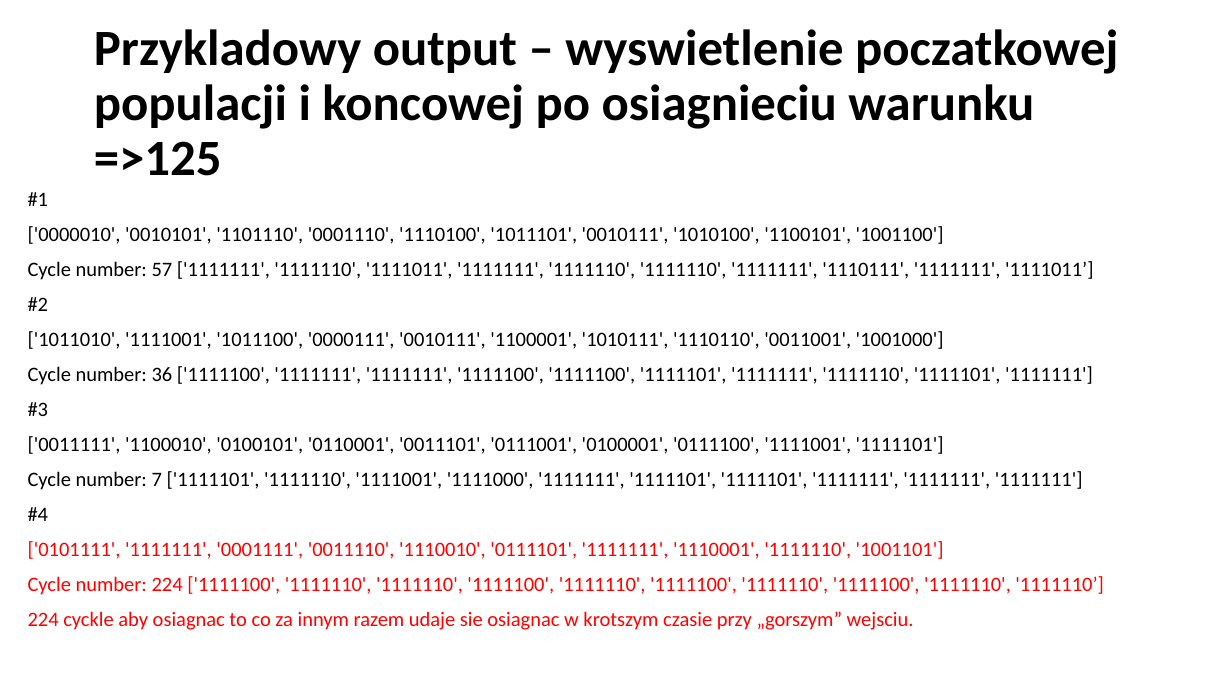
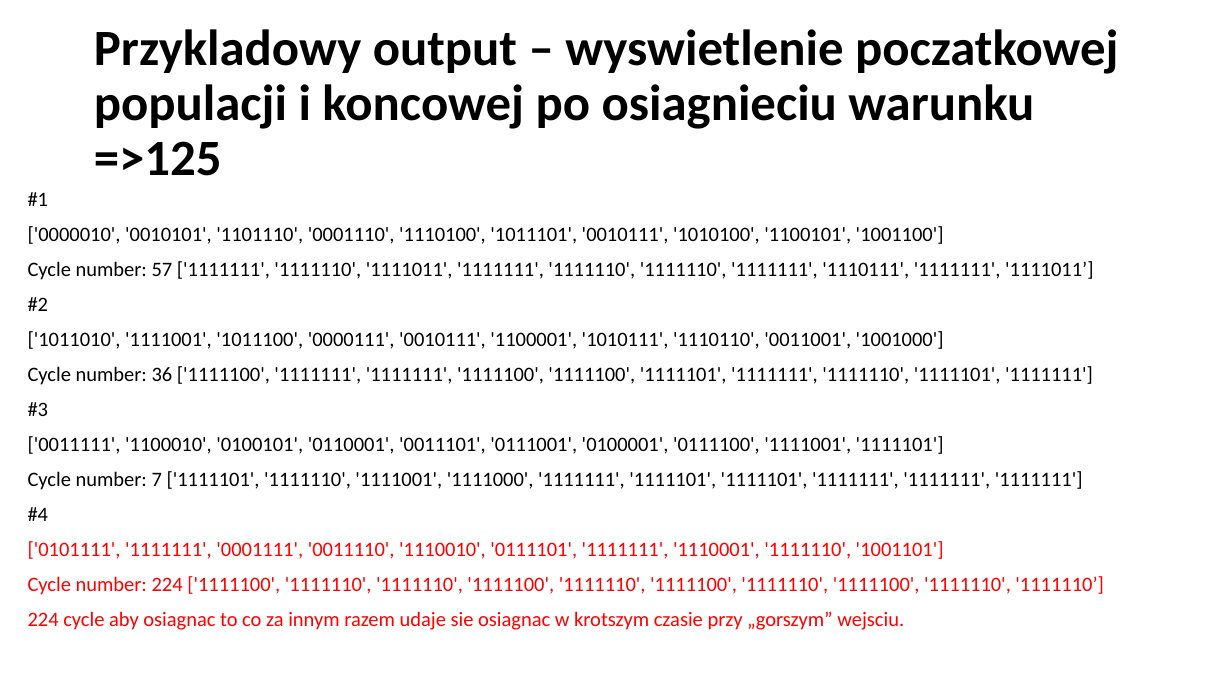
Before and after one commit to p4lewandowski/AI_Basics, a slide deck: slide 3 of PSI_2/PSI_2.pptx. Drawn at 1232x693 pixels with LibreOffice and Linux fonts; fonts in the diff are those of the drawing. Boxes give left, top, right and bottom in pixels: in the first picture for what was removed or moved away, otherwise in the second. Text is boxed around its words. In the diff, an @@ line names an element or a change of style, - is before the commit and + after.

```diff
--- a/PSI_2/PSI_2.pptx
+++ b/PSI_2/PSI_2.pptx
@@ text at [28,611,904,630]: text changed @@
-224 cyckle aby osiagnac to co za innym razem udaje sie osiagnac w krotszym czasie przy „gorszym” wejsciu.
+224 cycle aby osiagnac to co za innym razem udaje sie osiagnac w krotszym czasie przy „gorszym” wejsciu.
```
Also in this commit, not shown: 1 other slide changed, 1 slide added, 15 other files.
